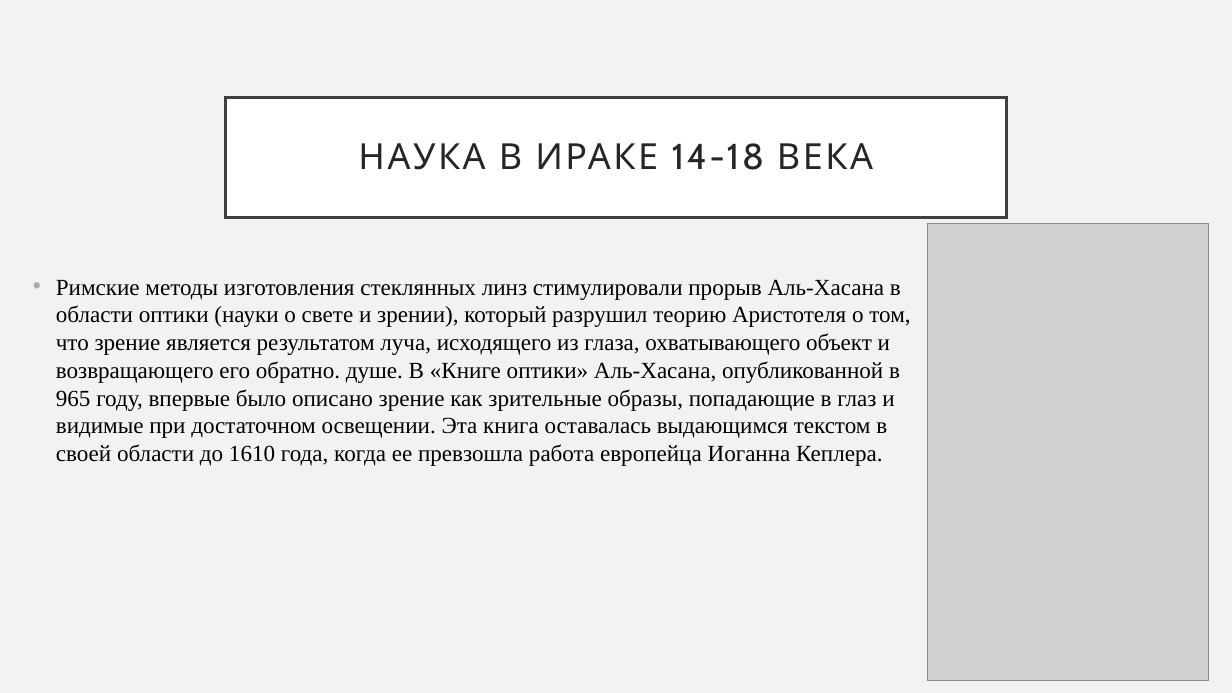
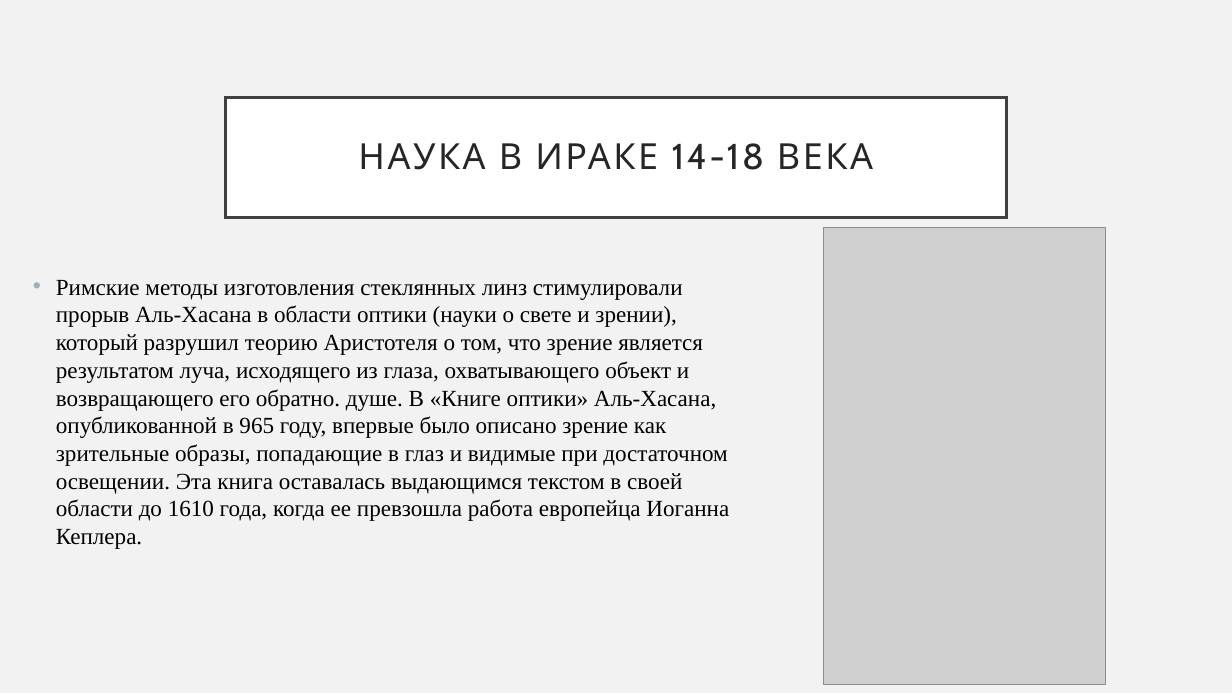
Before and after one commit to DnineO/3-term-of-SPBSTU, a slide deck: slide 4 of История и методология науки/Наука и строительное дело в Ираке 14-18 века.pptx. Drawn at 1232x693 pixels with LibreOffice and Linux fonts; fonts in the diff are those of the drawing; grey boxes stand for pictures. Boxes give left, top, right and bottom in pixels: in the first picture for what was removed or moved away, otherwise in the second. Text is boxed around its words. In the diff, an @@ line names an element or a change of style, - is before the commit and + after.

```diff
--- a/История и методология науки/Наука и строительное дело в Ираке 14-18 века.pptx
+++ b/История и методология науки/Наука и строительное дело в Ираке 14-18 века.pptx
@@ picture moved from (x1=927, y1=224, x2=1209, y2=680) to (x1=824, y1=228, x2=1106, y2=685) @@
@@ text "Римские методы изготовления стеклянных линз ..." rewrapped from (x1=56, y1=279, x2=910, y2=466) to (x1=56, y1=280, x2=729, y2=549) @@
```
Also in this commit, not shown: 6 other slides changed, 3 slides added, 1 slide removed.
